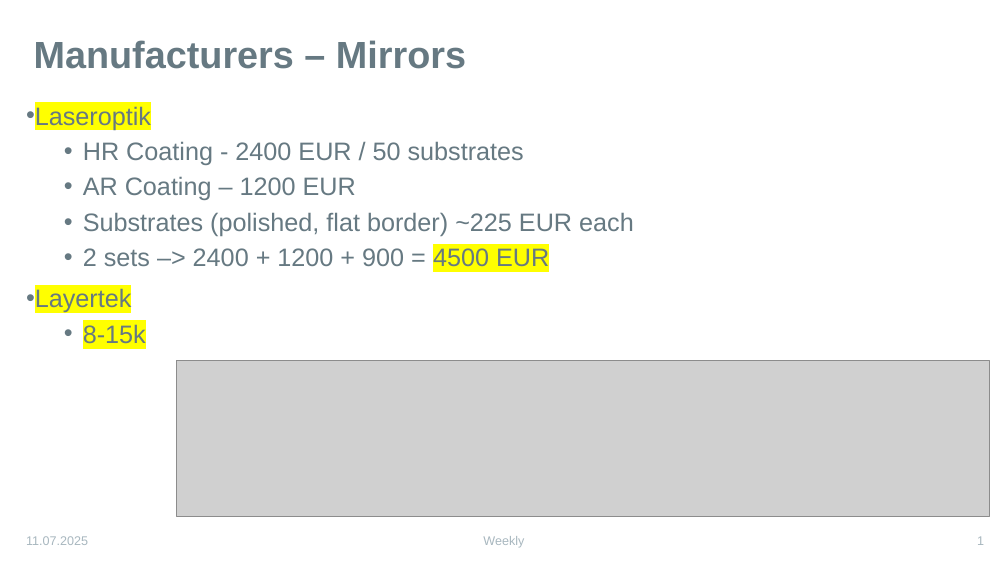
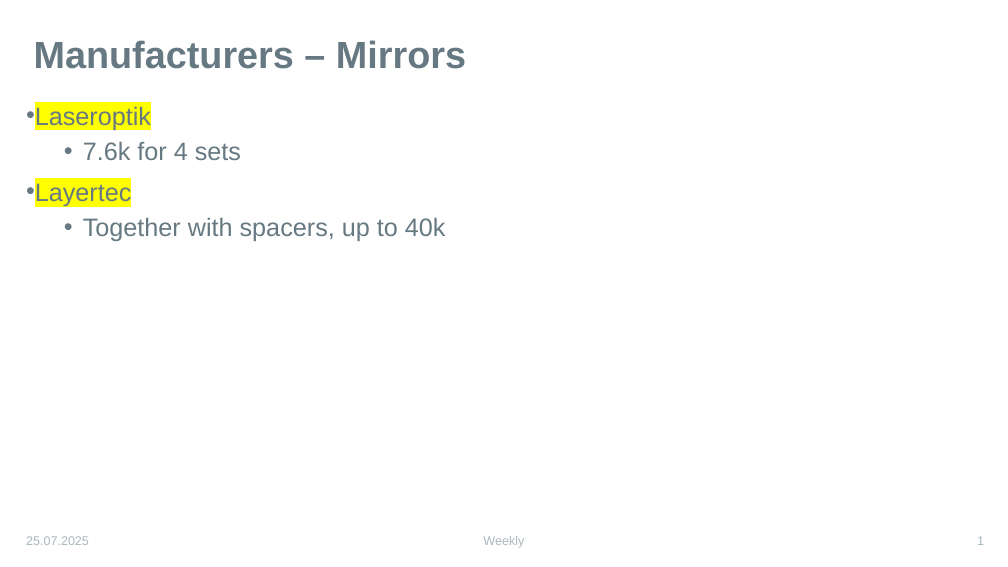
Before and after one commit to karinkruuse/Esitlused, a slide deck: slide 1 of manufacturers.pptx. Drawn at 1008x567 pixels with LibreOffice and Linux fonts; fonts in the diff are those of the drawing; grey boxes stand for pictures. Boxes give left, top, right and bottom in pixels: in the first picture for what was removed or moved away, otherwise in the second. Text is boxed around its words. In the diff, an @@ line names an element or a change of style, - is before the commit and + after.

```diff
--- a/manufacturers.pptx
+++ b/manufacturers.pptx
@@ text at box(26, 141, 446, 241): text changed @@
-  • HR Coating - 2400 EUR / 50 substrates
-  • AR Coating – 1200 EUR
-  • Substrates (polished, flat border) ~225 EUR each
-  • 2 sets –> 2400 + 1200 + 900 = 4500 EUR
-• Layertek
-  • 8-15k
+  • 7.6k for 4 sets
+• Layertec
+  • Together with spacers, up to 40k
@@ picture removed at box(177, 361, 990, 516) @@
@@ text at box(26, 536, 89, 545): text changed @@
-11.07.2025
+25.07.2025
```
Also in this commit, not shown: 1 other slide changed, 1 slide added.
